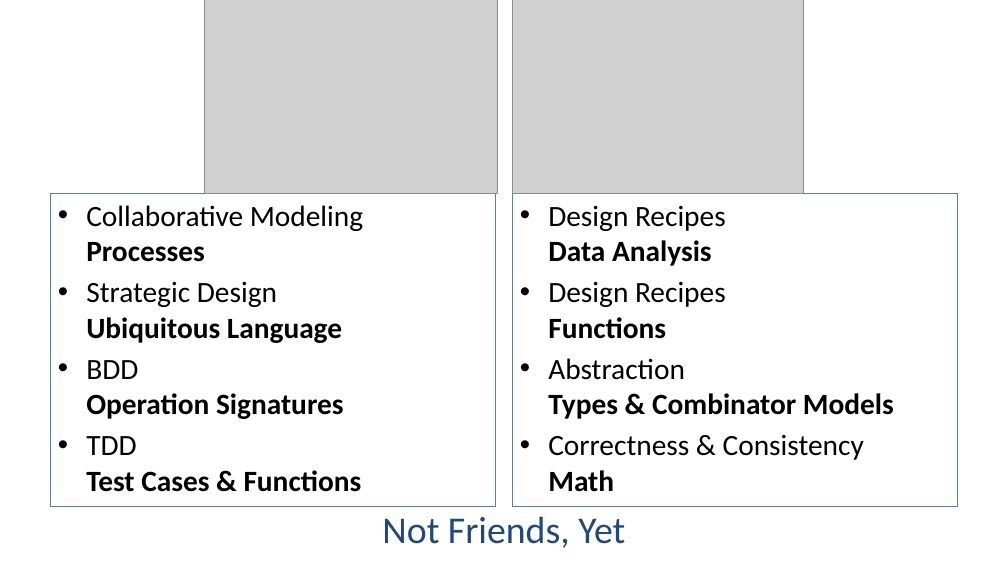
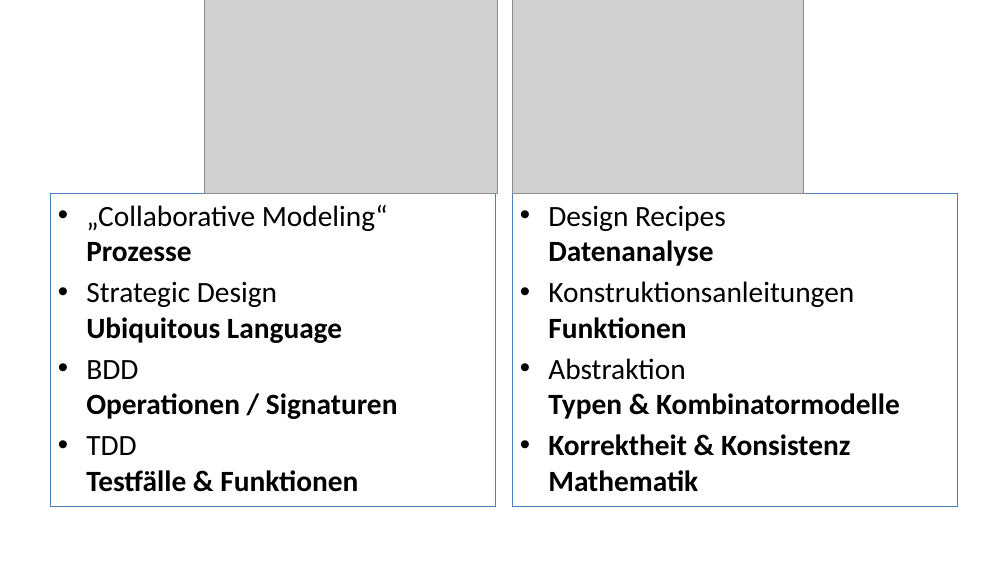
Before and after one commit to active-group/tutorialtag-2024-ddd-fp, a slide deck: slide 13 of ddd-fp.pptx (slide 12 before the commit). Drawn at 1008x567 pixels with LibreOffice and Linux fonts; fonts in the diff are those of the drawing; grey boxes stand for pictures. Boxes give left, top, right and bottom in pixels: in the first picture for what was removed or moved away, otherwise in the second. Text is boxed around its words. In the diff, an @@ line names an element or a change of style, - is before the commit and + after.

```diff
--- a/ddd-fp.pptx
+++ b/ddd-fp.pptx
@@ text at box(86, 205, 388, 262): text changed @@
-• Collaborative Modeling
-  Processes
+• „Collaborative Modeling“
+  Prozesse
@@ text at box(548, 205, 900, 492): text changed; bold on @@
-• Design Recipes
-  Data Analysis
-• Design Recipes
-  Functions
-• Abstraction
-  Types & Combinator Models
-• Correctness & Consistency
-  Math
+• Design Recipes
+  Datenanalyse
+• Konstruktionsanleitungen
+  Funktionen
+• Abstraktion
+  Typen & Kombinatormodelle
+• Korrektheit & Konsistenz
+  Mathematik
@@ text at box(86, 360, 398, 492): text changed @@
-• BDD
-  Operation Signatures
-• TDD
-  Test Cases & Functions
+• BDD
+  Operationen / Signaturen
+• TDD
+  Testfälle & Funktionen
@@ title removed at box(382, 516, 625, 548) @@
-Not Friends, Yet
```
Also in this commit, not shown: 8 other slides changed, 2 slides added, 1 slide removed.
